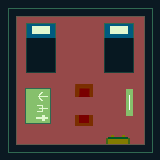
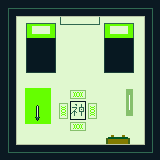
Before/after of a 160px x 160px layered artwork. What changed in the layer stack:
painted on "Layer 3" over [23, 17, 144, 131]
painted on "Layer 2" over [25, 88, 51, 124]
painted on "Background" over [16, 16, 145, 145]
